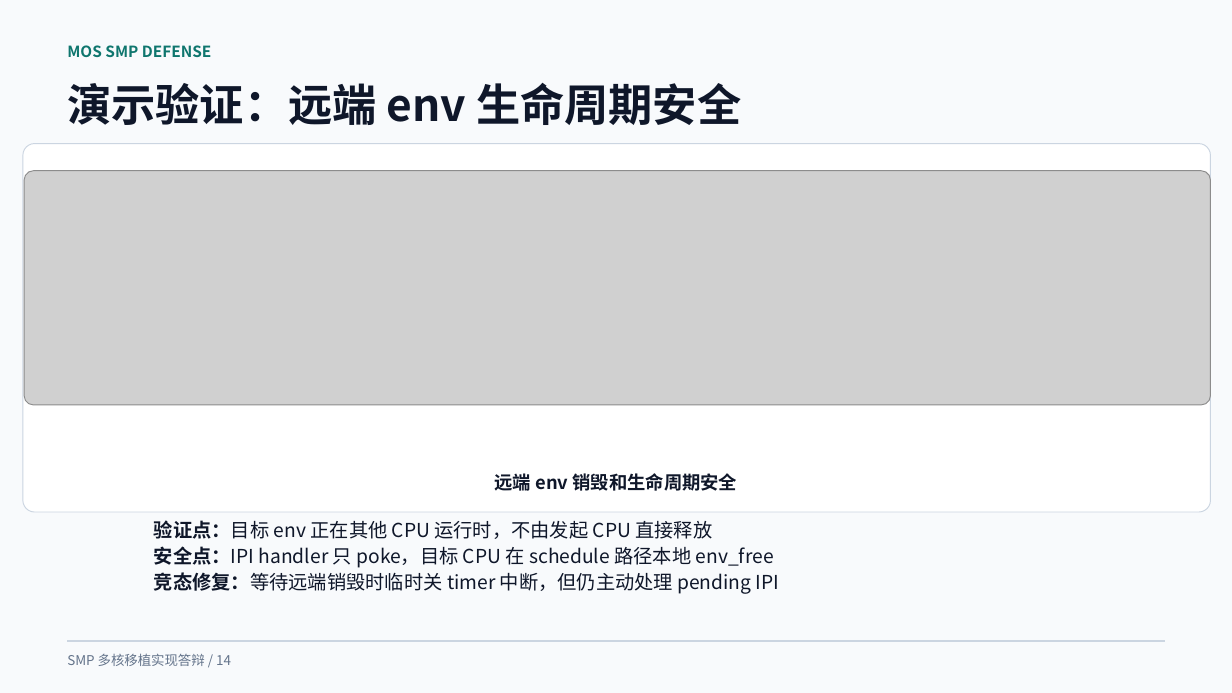
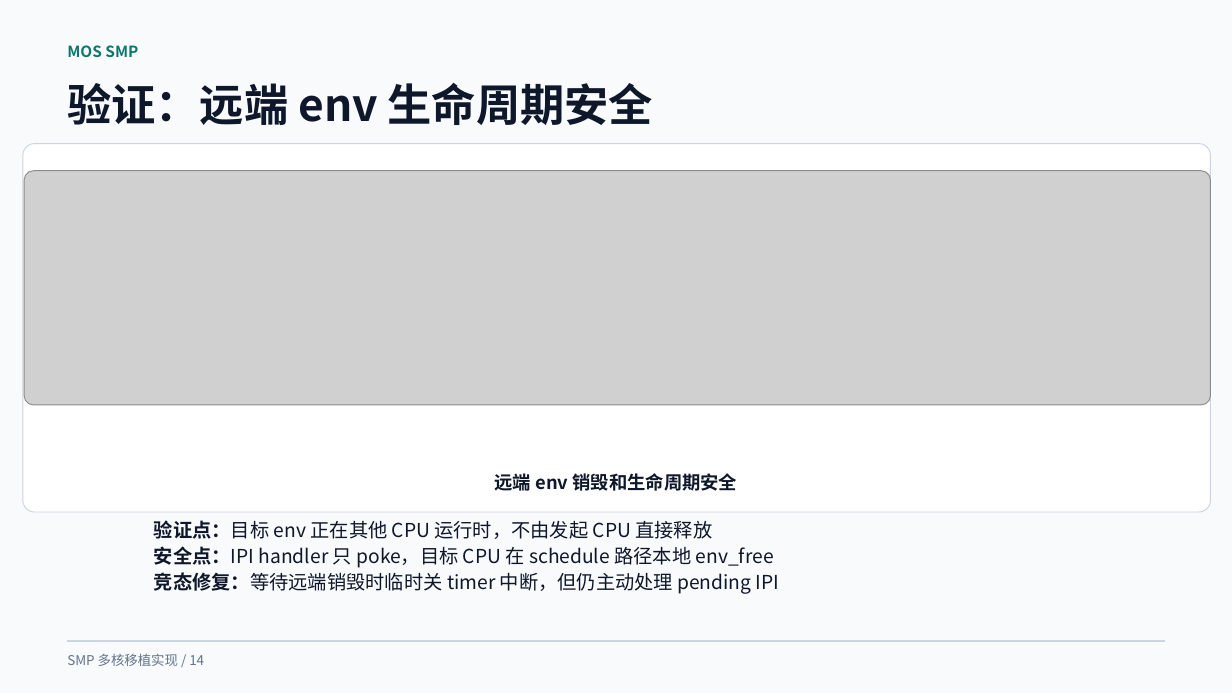
Before and after one commit to ventsdenye2/OS-challenging-Mission, a slide deck: slide 16 of smp-defense-redesign-v4.pptx. Drawn at 1232x693 pixels with LibreOffice and Linux fonts; fonts in the diff are those of the drawing; grey boxes stand for pictures. Boxes give left, top, right and bottom in pixels: in the first picture for what was removed or moved away, otherwise in the second. Text is boxed around its words. In the diff, an @@ line names an element or a change of style, - is before the commit and + after.

```diff
--- a/smp-defense-redesign-v4.pptx
+++ b/smp-defense-redesign-v4.pptx
@@ text at [67, 45, 138, 57]: text changed @@
-MOS SMP DEFENSE
+MOS SMP
@@ text at [67, 83, 653, 125]: text changed @@
-演示验证：远端 env 生命周期安全
+验证：远端 env 生命周期安全
@@ text at [67, 653, 204, 666]: text changed @@
-SMP 多核移植实现答辩 / 14
+SMP 多核移植实现 / 14
```
Also in this commit, not shown: 17 other slides changed.
